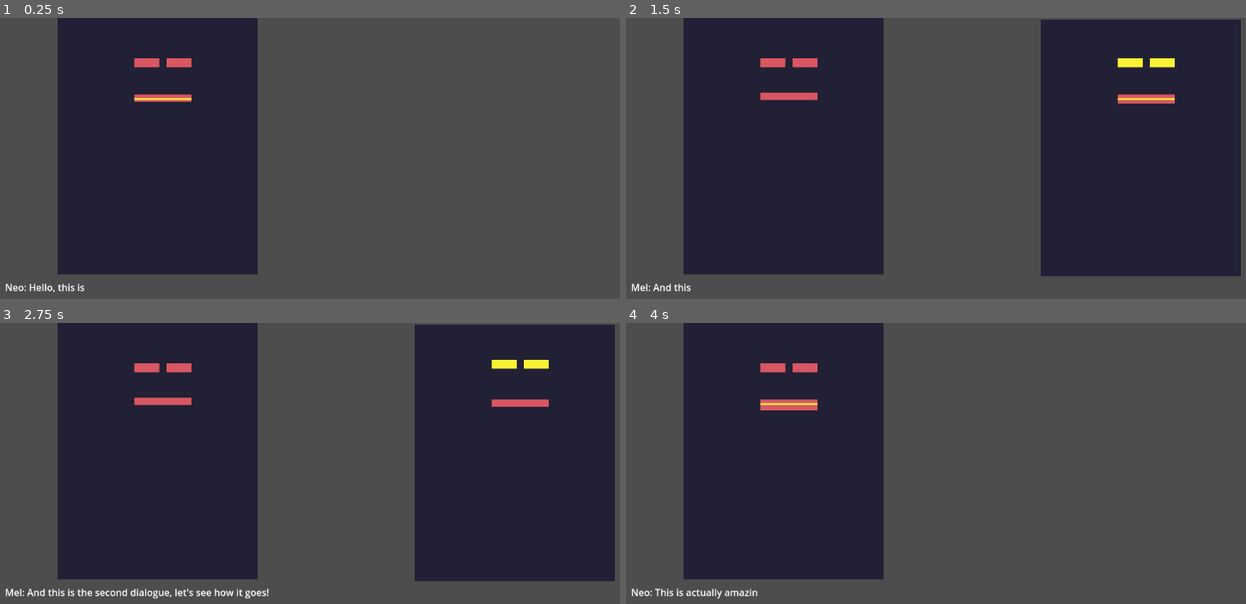
Above: before the commit, frames 1-4 (two rows, left to right).
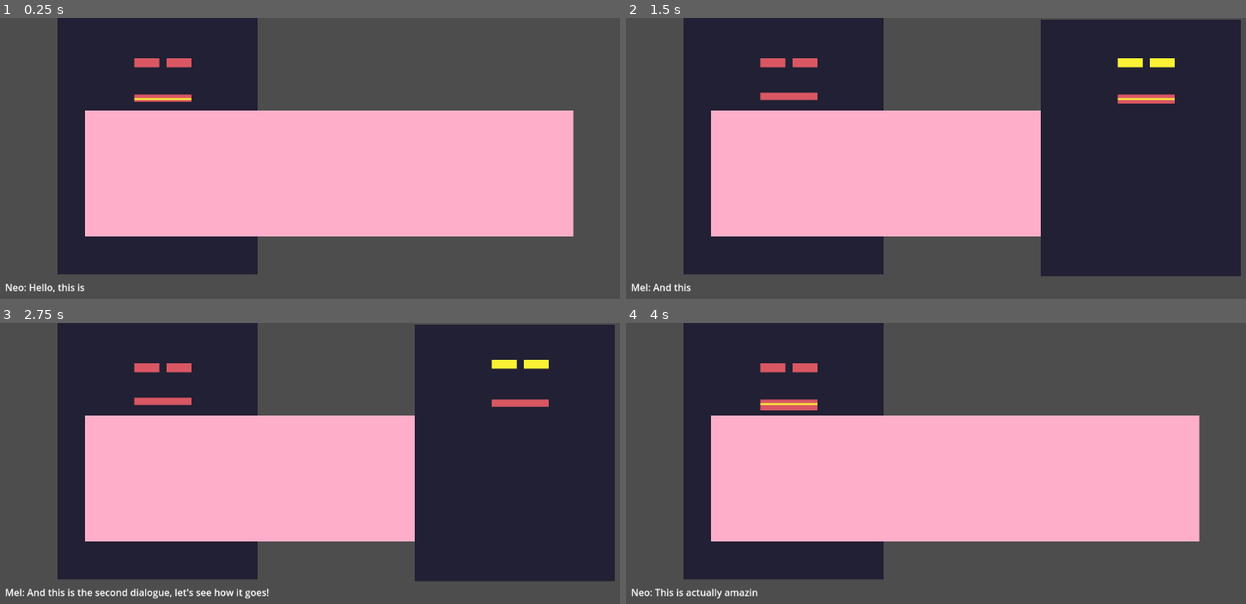
Above: after the commit, the same moments.

Repository: LuisGarrillo/Neo-Mel-vn
Game: Godot game, scene res://scenes/frames/scene_frame.tscn
Same seed, same stepped clock (60 frames per second), same inputs: the game is played once before the commit and once after it. This scene is started directly instead of the project's main scene.
Inputs:
- Up to frame 1 (0.25 s): no input
- Up to frame 2 (1.5 s): tap Space (accept) at 0.6, 1.35 s
- Up to frame 3 (2.75 s): tap Space (accept) at 2.1 s
- Up to frame 4 (4 s): tap Enter at 2.75 s; tap Space (accept) at 2.85, 3.6 s

The runs differ from the first frame. In frame 1, 35% of the frame differs, in the area x 13-93%, y 32-78%; in frame 2, 24%; in frame 3, 24%; in frame 4, 35%.

Commit message:
Add depth specification to character loading

Diff:
--- a/scenes/frames/scene_frame.tscn
+++ b/scenes/frames/scene_frame.tscn
@@ -1,8 +1,9 @@
-[gd_scene load_steps=4 format=3 uid="uid://cp6y2v7dskuwe"]
+[gd_scene load_steps=5 format=3 uid="uid://cp6y2v7dskuwe"]
 
 [ext_resource type="Script" path="res://scripts/managers/dialogue_manager.gd" id="1_dxn2e"]
 [ext_resource type="PackedScene" uid="uid://bwqniv46uwu1n" path="res://scenes/components/text_box.tscn" id="1_y0qln"]
 [ext_resource type="Script" path="res://scripts/characters/character_list.gd" id="3_w2ku7"]
+[ext_resource type="Texture2D" uid="uid://c4ex2lklul84k" path="res://assets/sprites/test/soemthing.png" id="4_ehonv"]
 
 [node name="SceneFrame" type="Node2D"]
 
@@ -13,3 +14,8 @@
 
 [node name="characters" type="Node" parent="."]
 script = ExtResource("3_w2ku7")
+
+[node name="Sprite2D" type="Sprite2D" parent="."]
+z_index = 5
+position = Vector2(554, 262)
+texture = ExtResource("4_ehonv")
--- a/scripts/characters/character_list.gd
+++ b/scripts/characters/character_list.gd
@@ -7,6 +7,10 @@
 	"right": Vector2(875, 225),
 	"center": Vector2(576, 225),
 }
+var depths: Dictionary = {
+	"back": 3,
+	"front": 7,
+}
 
 func preload_characters():
 	for file in DirAccess.get_files_at("res://scenes/characters/"):
@@ -14,7 +18,7 @@
 		print(file)
 		characters[file_split[0]] = load("res://scenes/characters/" + file)
 
-func load_character(id, position):
+func load_character(id, position, depth):
 	if not id in characters.keys():
 		print("CHARACTER LOADER:\nThe character that you're trying to load doesn't exist\n")
 		return
@@ -25,6 +29,7 @@
 
 	var character_instance = characters[id].instantiate()
 	character_instance.position = positions[position]
+	character_instance.z_index = depths[depth]
 	character_instance.visible = false
 	add_child(character_instance)
 	loaded_characters[id] = character_instance
--- a/scripts/file_handle/scene_loader.gd
+++ b/scripts/file_handle/scene_loader.gd
@@ -40,6 +40,7 @@
 				"name": actor_data[1],
 				"file_name": actor_data[2],
 				"position": actor_data[3],
+				"depth": actor_data[4],
 			}
 
 	return scene_data
--- a/scripts/managers/dialogue_manager.gd
+++ b/scripts/managers/dialogue_manager.gd
@@ -26,7 +26,11 @@
 	scene_lenght = len(data["sequence"])
 	characters.preload_characters()
 	for actor in data["actors"]:
-		characters.load_character(data["actors"][actor]["file_name"], data["actors"][actor]["position"])
+		characters.load_character(
+			data["actors"][actor]["file_name"],
+			data["actors"][actor]["position"],
+			data["actors"][actor]["depth"],
+			)
 	manage_scene()
 
 func _process(_delta: float) -> void:
Not shown, changed: assets/dialogues/day1/scene1.txt
Binary file added: assets/sprites/test/soemthing.png
Not shown, added: assets/sprites/test/soemthing.png.import
